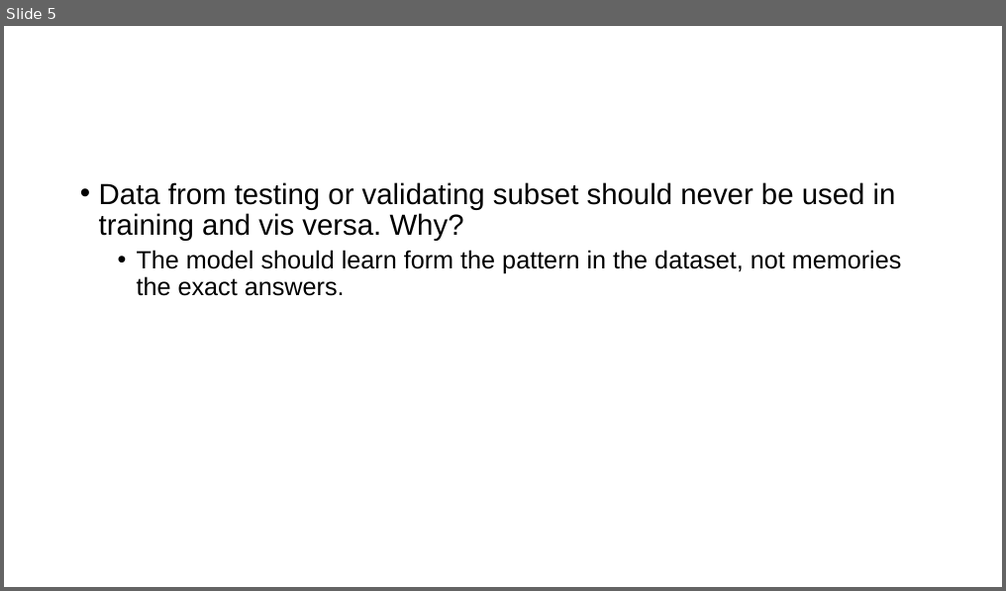
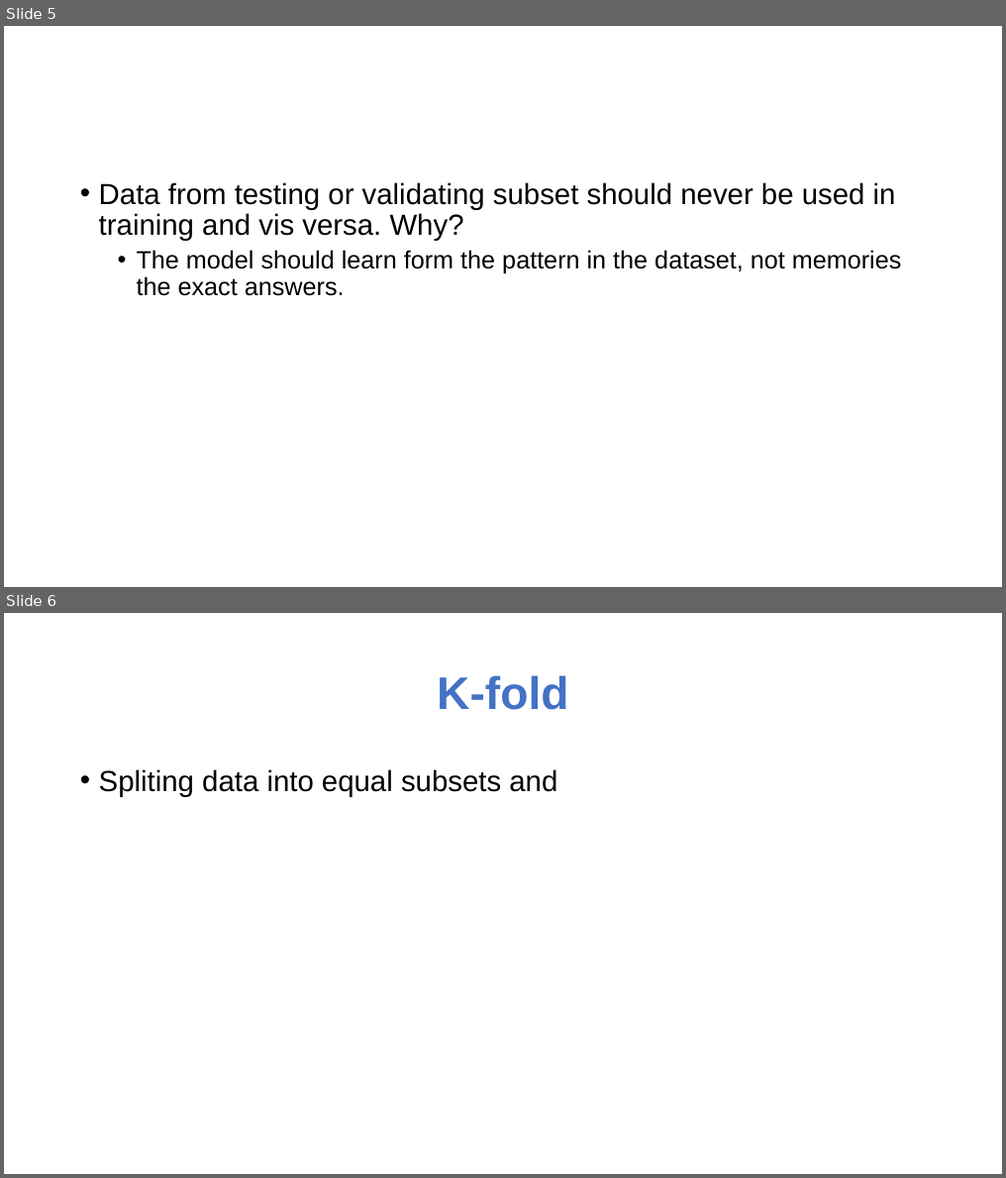
Before and after one commit to amalabdulkhalig/ml, a slide deck: Data_Split/AI_Topics.pptx. Shown one above the other, each under a label of ours: slide 5 before the commit, slides 5 and 6 after it. The pictures are 1006x591 and 1006x1178 pixels, drawn with LibreOffice and Linux fonts; fonts in the diff are those of the drawing. Boxes give left, top, right and bottom in pixels: in the first picture for what was removed or moved away, otherwise in the second. Text is boxed around its words. In the diff, an @@ line names an element or a change of style, - is before the commit and + after.

```diff
--- a/Data_Split/AI_Topics.pptx
+++ b/Data_Split/AI_Topics.pptx
@@ slide 6 added at [4,613,1002,1174], background #FFFFFF @@
@@ title added at [437,675,568,710], 44 pt, text #4472C4, bold @@
+K-fold
@@ text added at [99,769,557,797], 28 pt, text #000000 @@
+• Spliting data into equal subsets and
```
Also in this commit, not shown: 1 other slide added, 1 other file.
